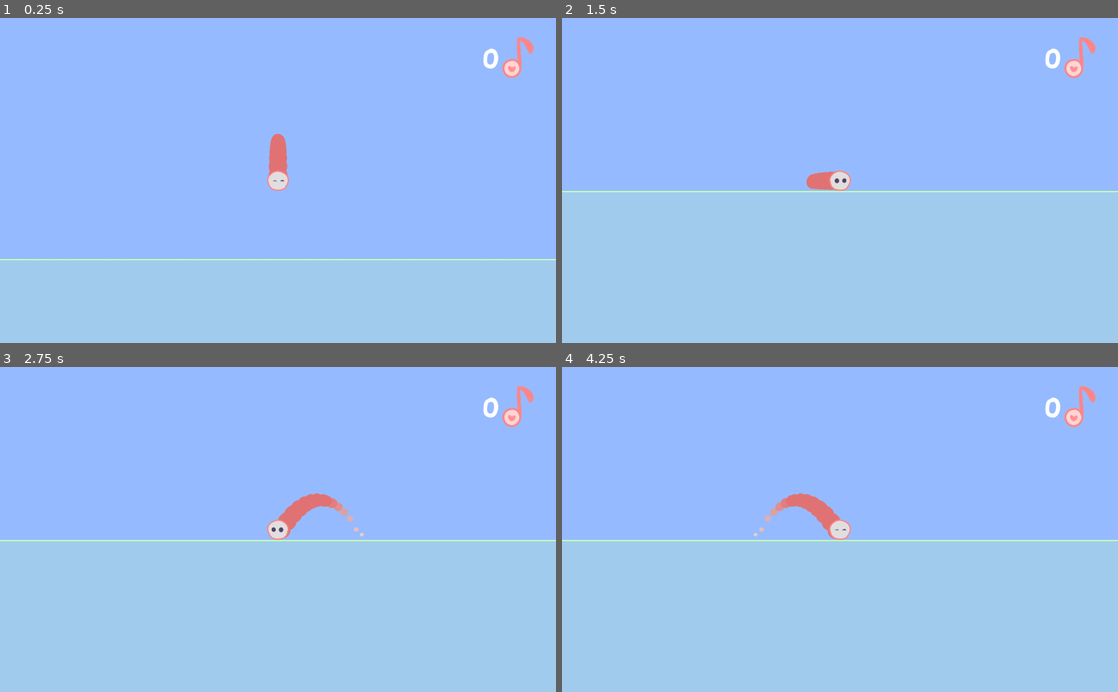
Above: before the commit, frames 1-4 (two rows, left to right).
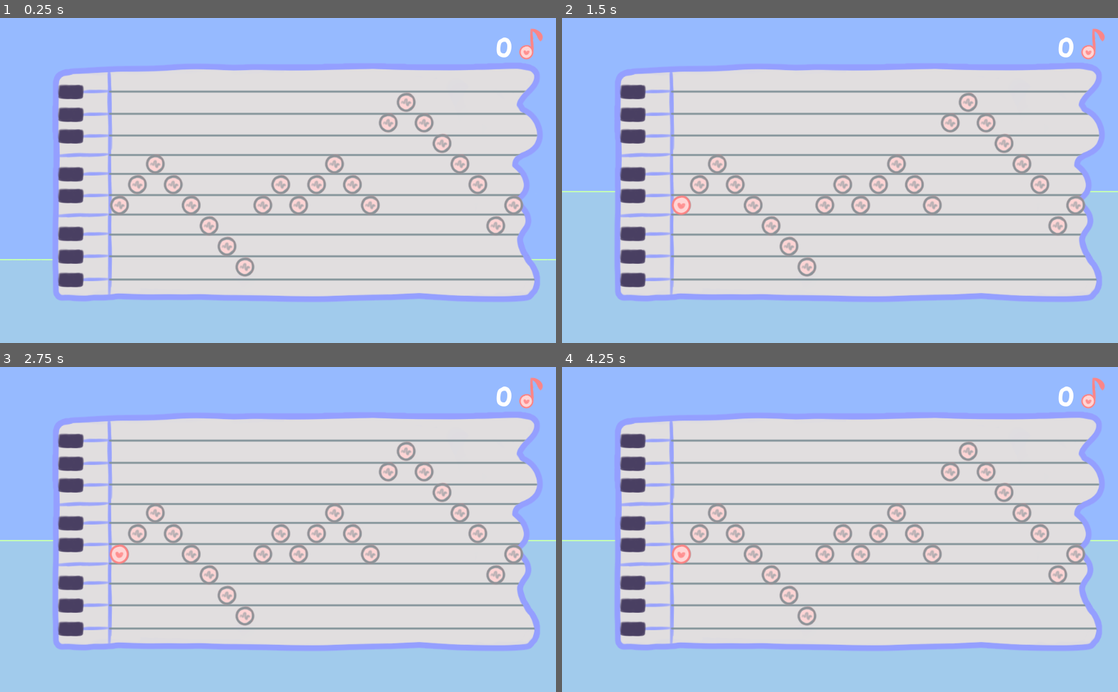
Above: after the commit, the same moments.

Repository: bucketfish/second-interval
Game: Godot game, scene res://base.tscn
The game is run twice, just before and just after one commit, with the same random seed, the same clock (stepped at 60 frames per second) and the same inputs.
Inputs (mouse positions are in pixels of both pictures, inside the frame that each line leads up to):
- Up to frame 1 (0.25 s): no input
- Up to frame 2 (1.5 s): click (678, 206) at 0.52 s; tap Enter at 1.25 s; hold Right (right) from 1.28 s (still down)
- Up to frame 3 (2.75 s): tap Up (jump) at 1.52, 2.27 s; release Right (right) at 2.03 s; hold Left (left) from 2.03 s (still down)
- Up to frame 4 (4.25 s): release Left (left) at 2.78 s; hold Right (right) from 2.78 s (still down); tap Up (jump) at 3.77 s

The runs differ from the first frame. In frame 1, 62% of the frame differs, in the area x 9-98%, y 3-88%; in frame 2, 62%; in frame 3, 62%; in frame 4, 62%.

Commit message:
the place note animation woo!

Diff:
--- a/base.tscn
+++ b/base.tscn
@@ -892,14 +892,15 @@
 anchor_bottom = 1.0
 
 [node name="Note" type="Sprite" parent="ui/Control"]
-position = Vector2( 954, 73 )
+position = Vector2( 978, 48 )
+scale = Vector2( 0.75, 0.75 )
 texture = ExtResource( 3 )
 
 [node name="amount" type="Label" parent="ui/Control"]
-margin_left = 881.0
-margin_top = 48.0
-margin_right = 921.0
-margin_bottom = 114.0
+margin_left = 905.0
+margin_top = 27.0
+margin_right = 945.0
+margin_bottom = 93.0
 grow_horizontal = 0
 custom_fonts/font = SubResource( 1 )
 text = "0"
@@ -907,7 +908,9 @@
 valign = 1
 
 [node name="scroll" type="CanvasLayer" parent="."]
-visible = false
+
+[node name="flypos" type="Position2D" parent="scroll"]
+position = Vector2( 969, 64 )
 
 [node name="Control" type="Control" parent="scroll"]
 anchor_right = 1.0
@@ -921,6 +924,65 @@
 anchor_right = 1.0
 anchor_bottom = 1.0
 script = ExtResource( 4 )
+
+[node name="pos" type="Node2D" parent="scroll"]
+
+[node name="0" type="Position2D" parent="scroll/pos"]
+position = Vector2( 175, 347 )
+
+[node name="1" type="Position2D" parent="scroll/pos"]
+position = Vector2( 138, 329 )
+
+[node name="2" type="Position2D" parent="scroll/pos"]
+position = Vector2( 176, 309 )
+
+[node name="3" type="Position2D" parent="scroll/pos"]
+position = Vector2( 139, 289 )
+
+[node name="4" type="Position2D" parent="scroll/pos"]
+position = Vector2( 175, 271 )
+
+[node name="5" type="Position2D" parent="scroll/pos"]
+position = Vector2( 175, 236 )
+
+[node name="6" type="Position2D" parent="scroll/pos"]
+position = Vector2( 138, 219 )
+
+[node name="7" type="Position2D" parent="scroll/pos"]
+position = Vector2( 175, 199 )
+
+[node name="8" type="Position2D" parent="scroll/pos"]
+position = Vector2( 138, 179 )
+
+[node name="9" type="Position2D" parent="scroll/pos"]
+position = Vector2( 174, 157 )
+
+[node name="10" type="Position2D" parent="scroll/pos"]
+position = Vector2( 138, 136 )
+
+[node name="11" type="Position2D" parent="scroll/pos"]
+position = Vector2( 174, 117 )
+
+[node name="-1" type="Position2D" parent="scroll/pos"]
+position = Vector2( 175, 382 )
+
+[node name="-2" type="Position2D" parent="scroll/pos"]
+position = Vector2( 139, 399 )
+
+[node name="-3" type="Position2D" parent="scroll/pos"]
+position = Vector2( 176, 419 )
+
+[node name="-4" type="Position2D" parent="scroll/pos"]
+position = Vector2( 140, 441 )
+
+[node name="-5" type="Position2D" parent="scroll/pos"]
+position = Vector2( 176, 463 )
+
+[node name="-6" type="Position2D" parent="scroll/pos"]
+position = Vector2( 139, 483 )
+
+[node name="-7" type="Position2D" parent="scroll/pos"]
+position = Vector2( 176, 499 )
 
 [node name="ColorRect" type="ColorRect" parent="."]
 visible = false
@@ -1043,7 +1105,7 @@
 material = SubResource( 61 )
 scale = Vector2( 0.75, 0.75 )
 frames = SubResource( 51 )
-frame = 2
+frame = 5
 playing = true
 
 [node name="CollisionShape2D" type="CollisionShape2D" parent="player"]
--- a/scroll/blanks.gd
+++ b/scroll/blanks.gd
@@ -5,6 +5,8 @@
 var notepos =  [0, 1, 2, 1, 0, -1, -2, -3, 0, 1, 0, 1, 2, 1, 0, 4, 5, 4, 3, 2, 1, -1, 0]
 
 var toput = preload("res://scroll/toput.tscn")
+var fly = preload("res://scroll/fly.tscn")
+onready var flypos = $"../flypos"
 
 # Called when the node enters the scene tree for the first time.
 func _ready():
@@ -20,6 +22,45 @@
 	get_node("note0").can_put = true
 
 func _on_toput_put_note(note_num):
-	print(note_num)
-	if note_num < 23:
+	if note_num != 0:
+		# ok get the range of nums between the values.... hm
+		var flies = []
+		for num in get_range(notevals[note_num-1], notevals[note_num]):
+			var cur = fly.instance()
+			add_child(cur)
+			cur.global_position = flypos.global_position
+			flies.append(cur)
+
+			var tween = get_tree().create_tween()
+			tween.tween_property(cur, "global_position", get_node("../pos/" + str(num)).global_position, 0.2)
+			yield(tween, "finished")
+
+		for cur in flies:
+			var tween = get_tree().create_tween()
+			tween.tween_property(cur, "global_position", get_node("../pos/" + str(notevals[note_num])).global_position, 0.1)
+			yield(tween, "finished")
+
+		for cur in flies:
+			if cur != flies[-1]:
+				cur.queue_free()
+
+		var tween = get_tree().create_tween()
+		tween.tween_property(flies[-1], "global_position", Vector2(220 + 33 * note_num, flies[-1].global_position.y), 0.2)
+		yield(tween, "finished")
+		flies[-1].queue_free()
+
+	get_node("note" + str(note_num)).put()
+
+	if note_num < 22:
 		get_node("note" + str(note_num + 1)).can_put = true
+
+
+func get_range(x, y): # 3 -4 -> [2 1 0 -1 -2 -3 -4]
+	var ans = []
+	while x-1 >= y:
+		x = x - 1
+		ans.append(x)
+	while x+1 <= y:
+		x = x + 1
+		ans.append(x)
+	return ans
--- /dev/null
+++ b/scroll/fly.tscn
@@ -0,0 +1,10 @@
+[gd_scene load_steps=2 format=2]
+
+[ext_resource path="res://assets/player/particle.png" type="Texture" id=1]
+
+[node name="fly" type="Node2D"]
+
+[node name="Sprite" type="Sprite" parent="."]
+modulate = Color( 1, 0.517647, 0.517647, 1 )
+scale = Vector2( 0.5, 0.5 )
+texture = ExtResource( 1 )
--- a/scroll/toput.gd
+++ b/scroll/toput.gd
@@ -13,11 +13,13 @@
 
 # Called when the node enters the scene tree for the first time.
 func _ready():
-	print(note_val)
 	connect("put_note", blanks, "_on_toput_put_note")
 
 
 func _on_TextureButton_pressed():
 	if can_put:
-		anim.play("put")
+
 		emit_signal("put_note", note_num)
+
+func put():
+	anim.play("put")
